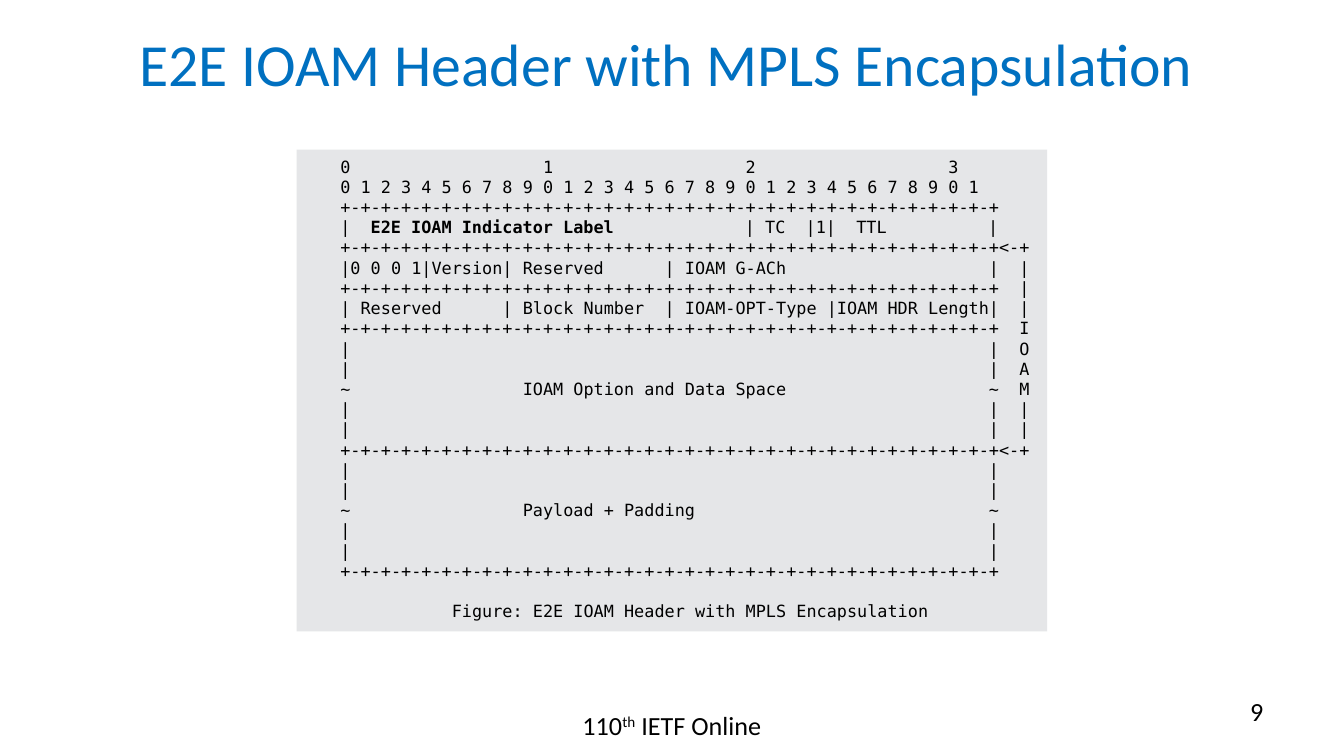
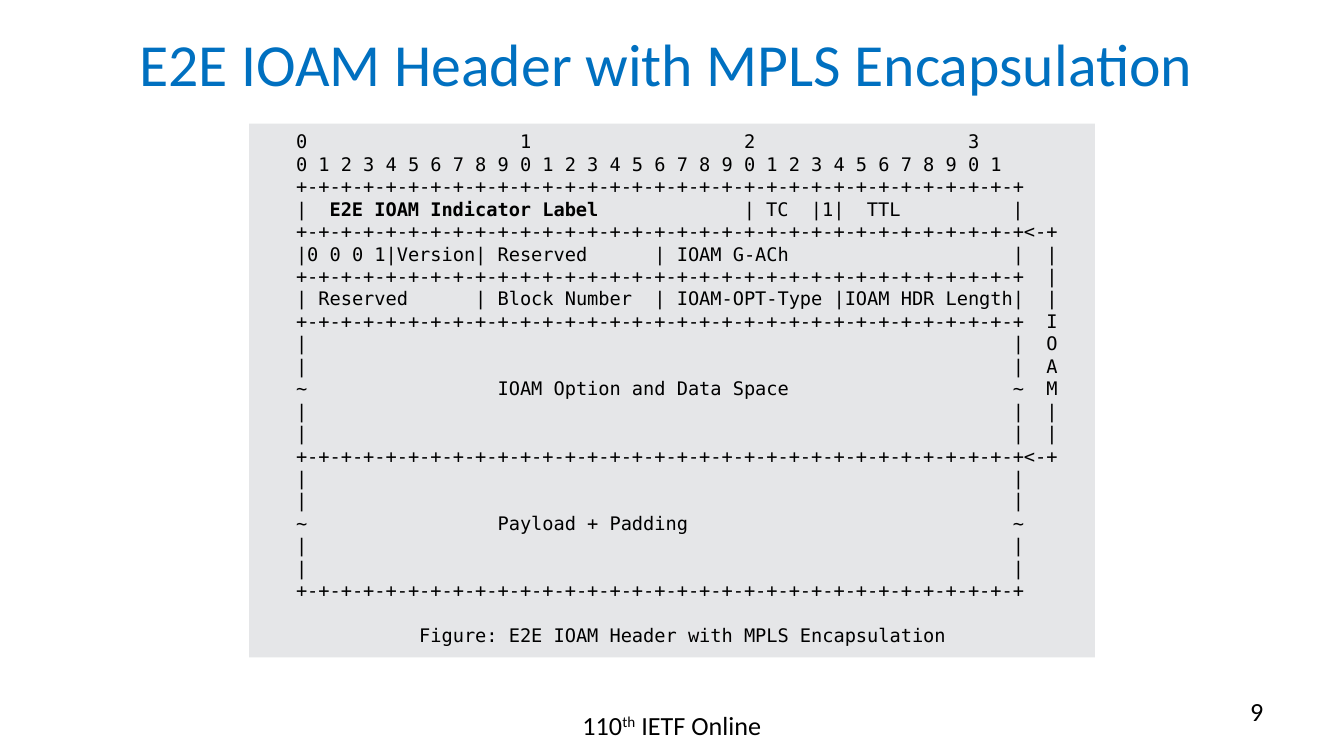
Before and after one commit to rakgandhi/ietf-slides, a slide deck: slide 9 of draft-gandhi-mpls-ioam-sr-05.pptx. Drawn at 1344x756 pixels with LibreOffice and Linux fonts; fonts in the diff are those of the drawing. Boxes give left, top, right and bottom in pixels: in the first picture for what was removed or moved away, otherwise in the second. Text is boxed around its words. In the diff, an @@ line names an element or a change of style, - is before the commit and + after.

```diff
--- a/draft-gandhi-mpls-ioam-sr-05.pptx
+++ b/draft-gandhi-mpls-ioam-sr-05.pptx
@@ rectangle "0 1 2 3": place and size @@
-rectangle "0 1 2 3" at <box>297,149,1047,630</box>
+rectangle "0 1 2 3" at <box>249,124,1094,657</box>
@@ rectangle "0 1 2 3" at <box>249,124,1094,657</box>: size 9 to 10 pt @@
```
Also in this commit, not shown: 5 other slides changed, 1 other file.
